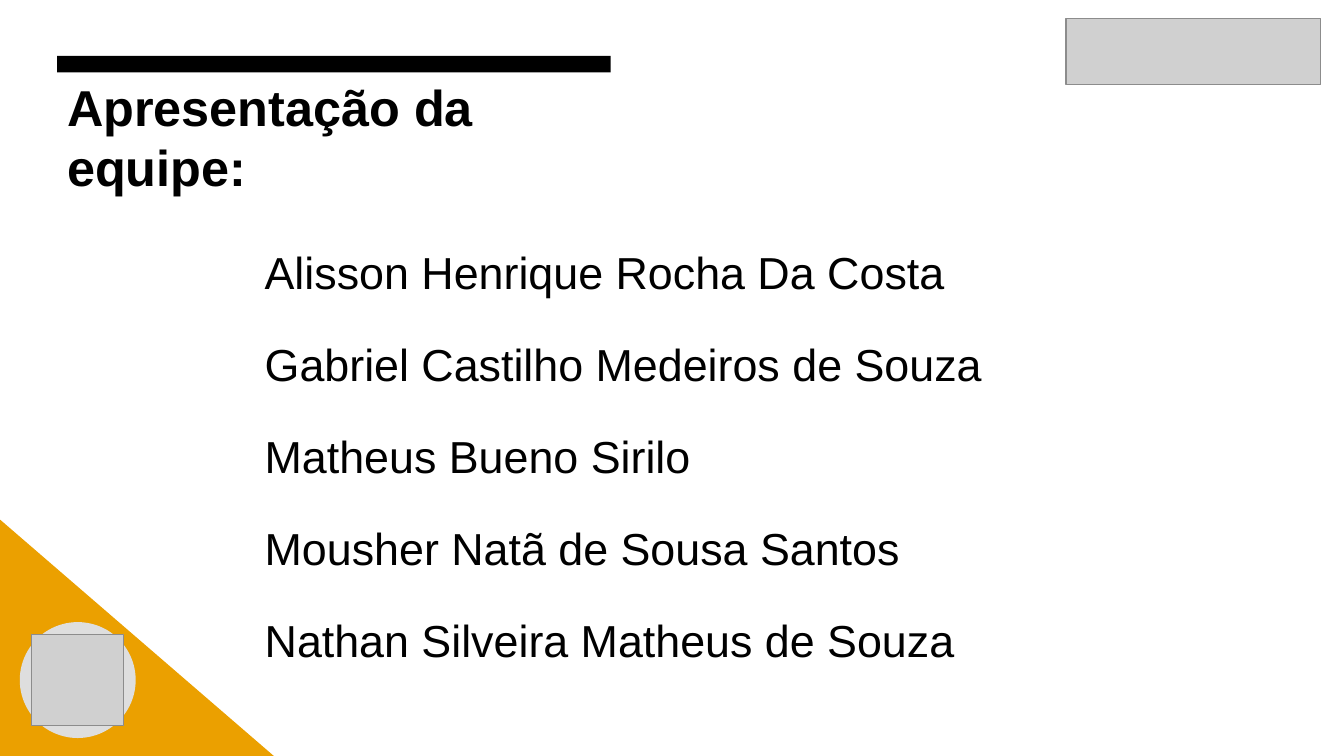
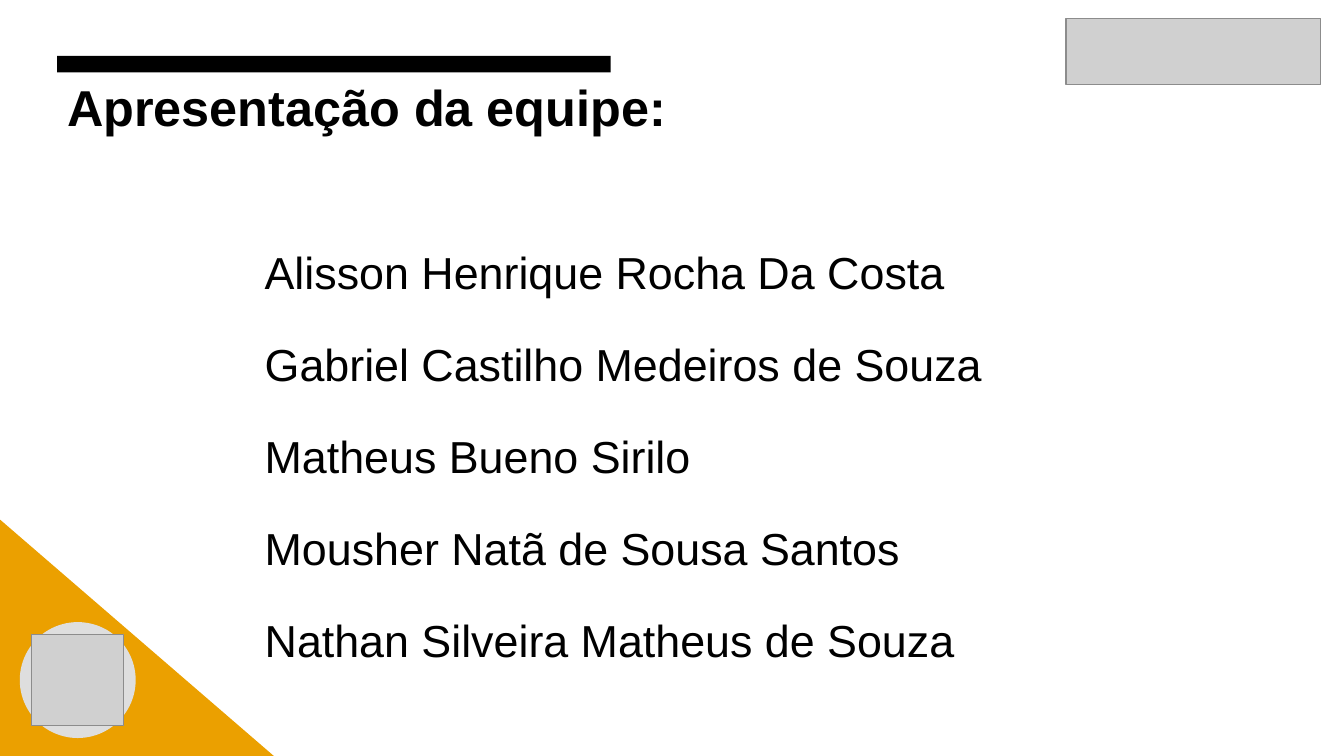
Before and after one commit to Gabriel-Esquilo-Medeiros/Projeto_Integrador_CPFL, a slide deck: slide 2 of Template Final - Apresentacao - Conhecendo o Negócio.pptx. Drawn at 1344x756 pixels with LibreOffice and Linux fonts; fonts in the diff are those of the drawing; grey boxes stand for pictures. Boxes give left, top, right and bottom in pixels: in the first picture for what was removed or moved away, otherwise in the second. Text is boxed around its words. In the diff, an @@ line names an element or a change of style, - is before the commit and + after.

```diff
--- a/Template Final - Apresentacao - Conhecendo o Negócio.pptx
+++ b/Template Final - Apresentacao - Conhecendo o Negócio.pptx
@@ title "Apresentação da equipe:" rewrapped from [67, 89, 473, 196] to [67, 89, 666, 136] @@
```
Also in this commit, not shown: 6 other slides changed, 4 slides added, 7 slides removed.
